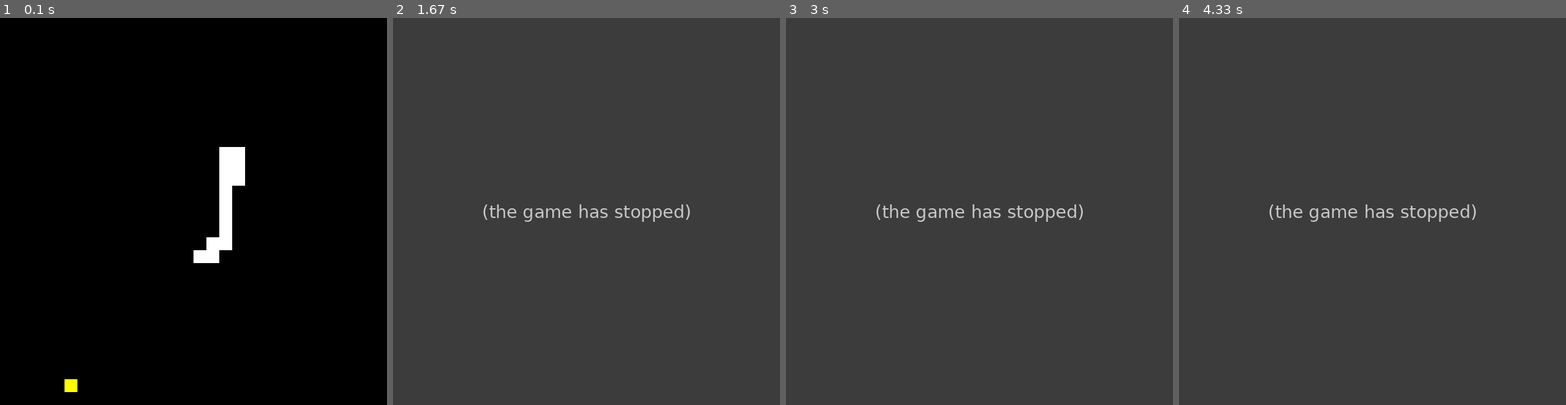
Above: before the commit, frames 1-4 (left to right).
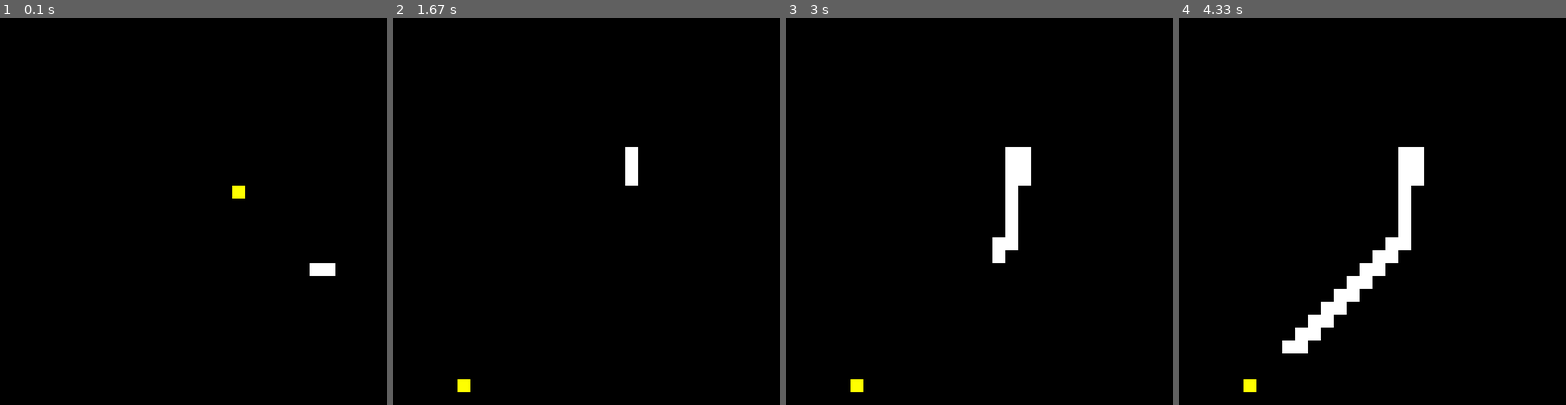
Above: after the commit, the same moments.

Repository: Nuytemans-Dieter/pySnake
Game: pygame game, started from pysnake.py
Two runs of this game, one before a commit and one after it. Both use one fixed random seed, a clock stepped at 60 frames per second and the inputs below.
Inputs:
- Up to frame 1 (0.1 s): no input
- Up to frame 2 (1.67 s): no input
- Up to frame 3 (3 s): no input
- Up to frame 4 (4.33 s): no input

The runs differ from the first frame. In frame 1, 2.0% of the frame differs, in the area x 16-87%, y 33-97%; in frame 2, 100%, in the area x 0-100%, y 0-100%; in frame 3, 100%; in frame 4, 100%.
Before the commit the program exited at 1 s; later frames show no game.

Commit message:
Reduce draw lag

Diff:
--- a/visualizer/pygame_drawer.py
+++ b/visualizer/pygame_drawer.py
@@ -14,7 +14,7 @@
         pygame.init()
 
     def drawBoard (self, board):
-
+        pygame.event.get()
         self.screen.fill(Color(0, 0, 0))
 
         game_space = board.get_game_view()
